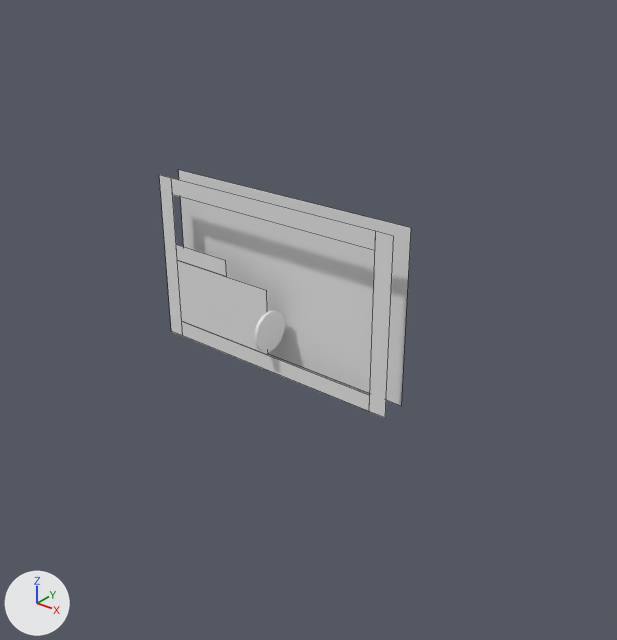
Two versions of the Blender file development/flash/assets/levels/002/002.blend, one commit apart.
One viewpoint serves both versions: a camera (50 mm lens) standing at (28.4, -31.9, 18.9) and looking at (2.0, 1.2, -1.6). The axes (+X, +Y, +Z) are drawn at lower left. The lights are the same throughout. Mesh edges are drawn as thin lines on the coarser meshes.
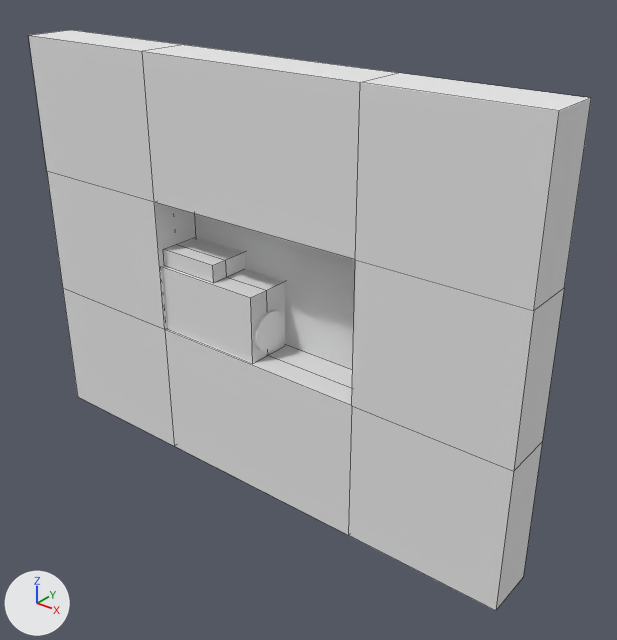
What differs and where, as boxes [x1, y1, x2, y2] in the pictures (617 x 640 px):
'Cube', added
    after: [28, 30, 591, 611]
'Cube.001', added
    after: [163, 266, 285, 363]
'Cube.002', added
    after: [164, 237, 245, 283]
'Plane.002', unchanged, covered by the edit
    before: [177, 260, 268, 355]
'Plane.006', unchanged, covered by the edit
    before: [171, 178, 376, 251]
'Plane.008', unchanged, covered by the edit
    before: [369, 231, 394, 418]
'Plane.001', unchanged, covered by the edit
    before: [182, 322, 370, 411]

The change, as a diff of the scene's bpy script:
```diff
--- a/development/flash/assets/levels/002/002.blend.py
+++ b/development/flash/assets/levels/002/002.blend.py
@@ me_cube @@
+me_cube.from_pydata(...)  # 32 vertices, 32 faces; spans x -16.7..15.8, y -1.5..1.5, z -12.3..12.1
+me_cube.materials.append(mat_purplewalls)  # its picture is missing
@@ me_cube_001 @@
+me_cube_001.from_pydata(...)  # a box spanning x -3.56..3.45, y -1.5..1.5, z -1.98..2.03
+me_cube_001.materials.append(mat_purplewalls)  # its picture is missing
@@ me_cube_002 @@
+me_cube_002.from_pydata(...)  # a box spanning x -3.56..0.43, y -1.5..1.5, z 0.99..2.03
+me_cube_002.materials.append(mat_purplewalls)  # its picture is missing
@@ ob_cube @@
+ob_cube = bpy.data.objects.new('Cube', me_cube)
+ob_cube.location = (0.03, 0.0, 0.02)
@@ ob_cube_001 @@
+ob_cube_001 = bpy.data.objects.new('Cube.001', me_cube_001)
+ob_cube_001.location = (-3.44, 0.2, -2.03)
@@ ob_cube_002 @@
+ob_cube_002 = bpy.data.objects.new('Cube.002', me_cube_002)
+ob_cube_002.location = (-3.39, 0.42, -0.99)
```
